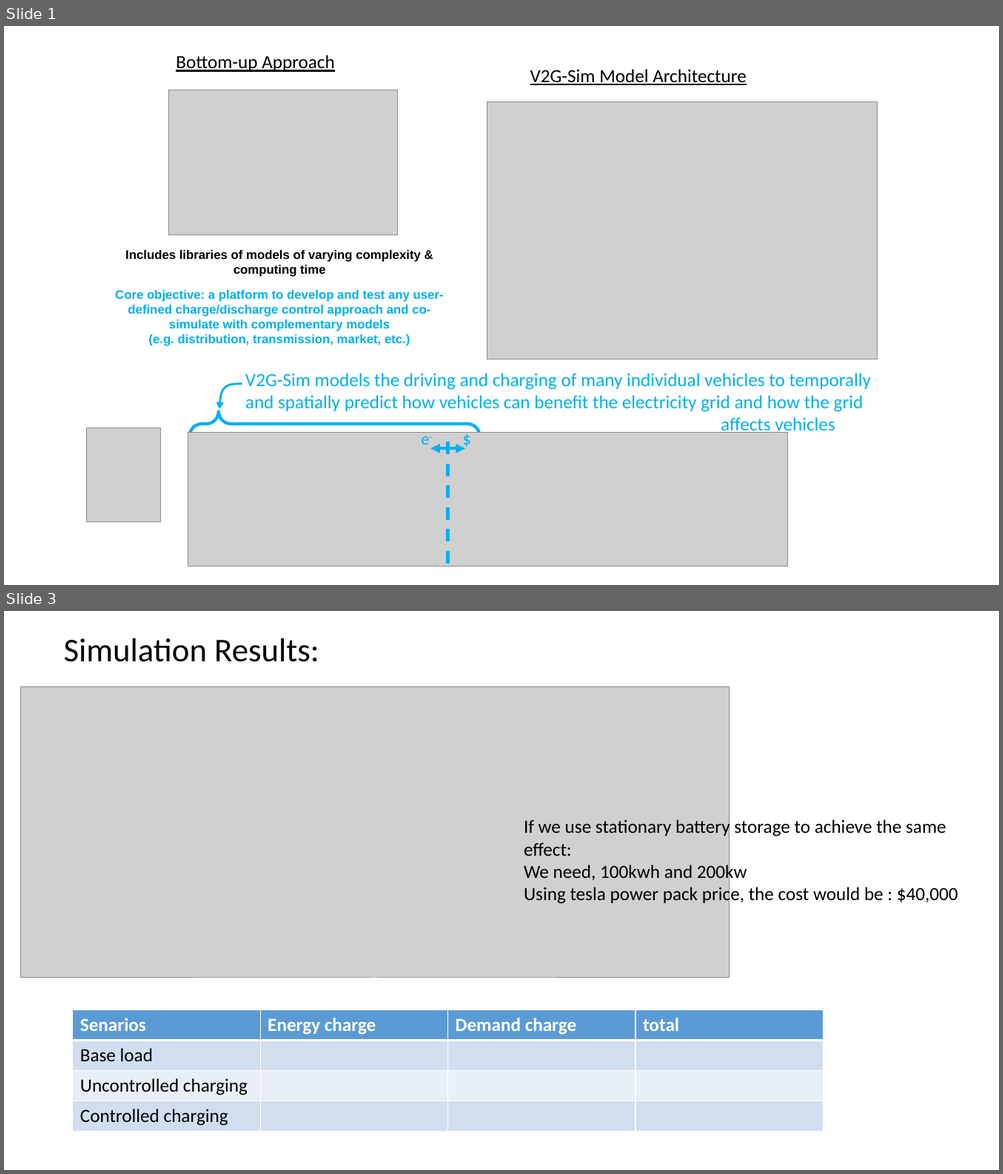
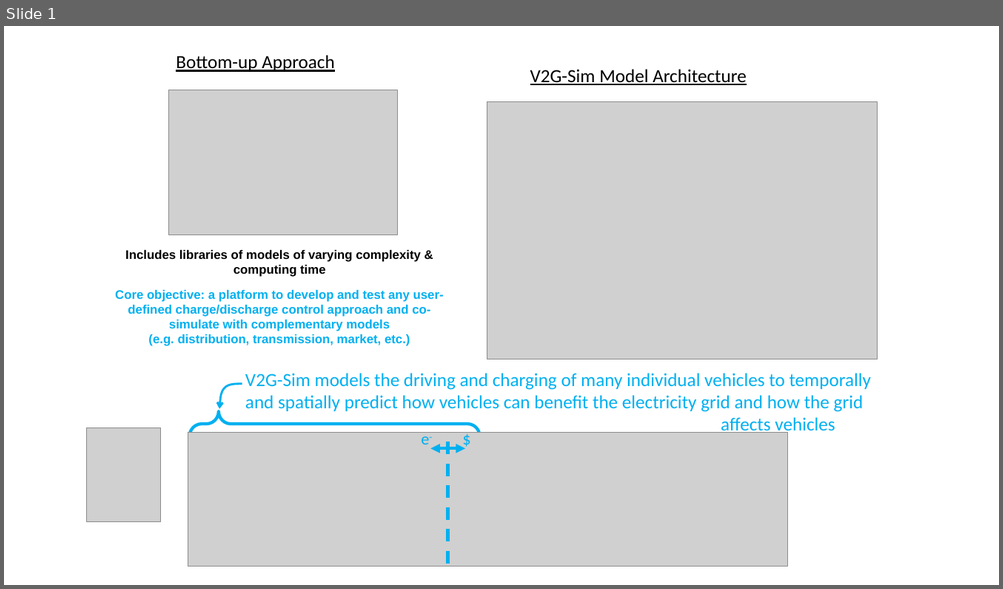
Before and after one commit to wangqiancun/GM0062V2G, a slide deck: case study for 0062.pptx. Shown one above the other, each under a label of ours: slides 1 and 3 before the commit, slide 1 after it; the slides between them are not shown. The pictures are 1003x1174 and 1003x589 pixels, drawn with LibreOffice and Linux fonts; fonts in the diff are those of the drawing; grey boxes stand for pictures. Boxes give left, top, right and bottom in pixels: in the first picture for what was removed or moved away, otherwise in the second. Text is boxed around its words. In the diff, an @@ line names an element or a change of style, - is before the commit and + after.

```diff
--- a/case study for 0062.pptx
+++ b/case study for 0062.pptx
@@ slide 3 removed at bbox=[4, 611, 999, 1170], background #FFFFFF @@
@@ title removed at bbox=[64, 638, 319, 662] @@
-Simulation Results:
@@ picture removed at bbox=[20, 687, 729, 978] @@
@@ text removed at bbox=[523, 818, 958, 906] @@
-If we use stationary battery storage to achieve the same effect:
-We need, 100kwh and 200kw
-Using tesla power pack price, the cost would be : $40,000
@@ table removed at bbox=[73, 1010, 822, 1131], 4 rows, 4 columns @@
-Senarios | Energy charge | Demand charge | total
-Base load |  |  | 
-Uncontrolled charging |  |  | 
-Controlled charging |  |  | 
```
Also in this commit, not shown: 1 slide changed, 1 slide added, 3 other files.
